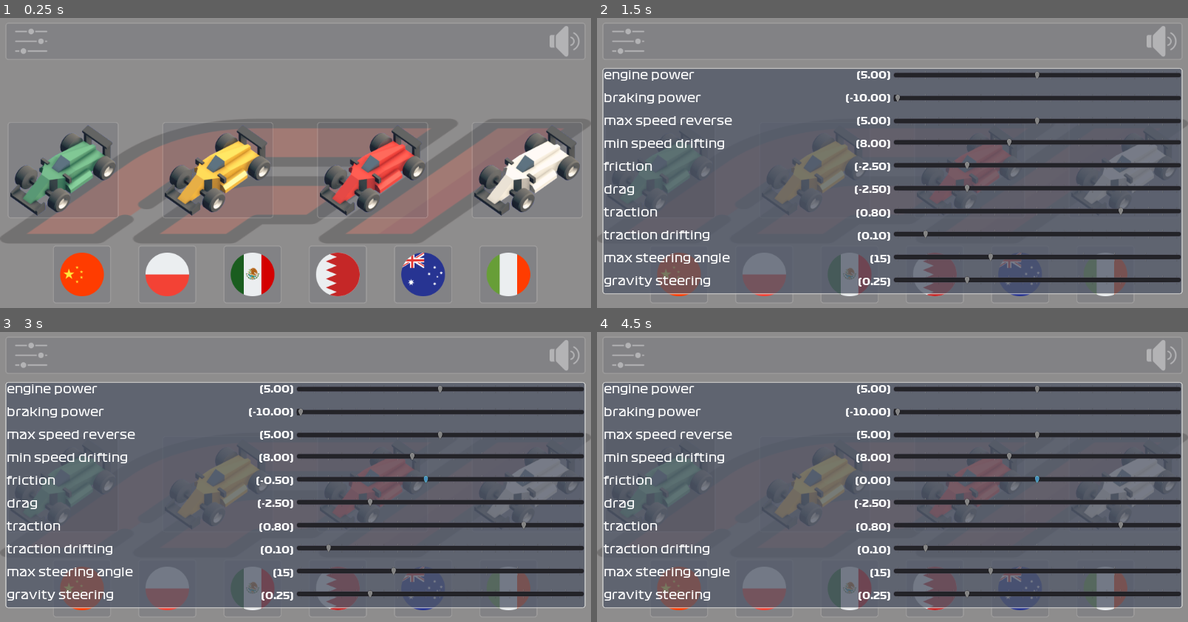
Above: before the commit, frames 1-4 (two rows, left to right).
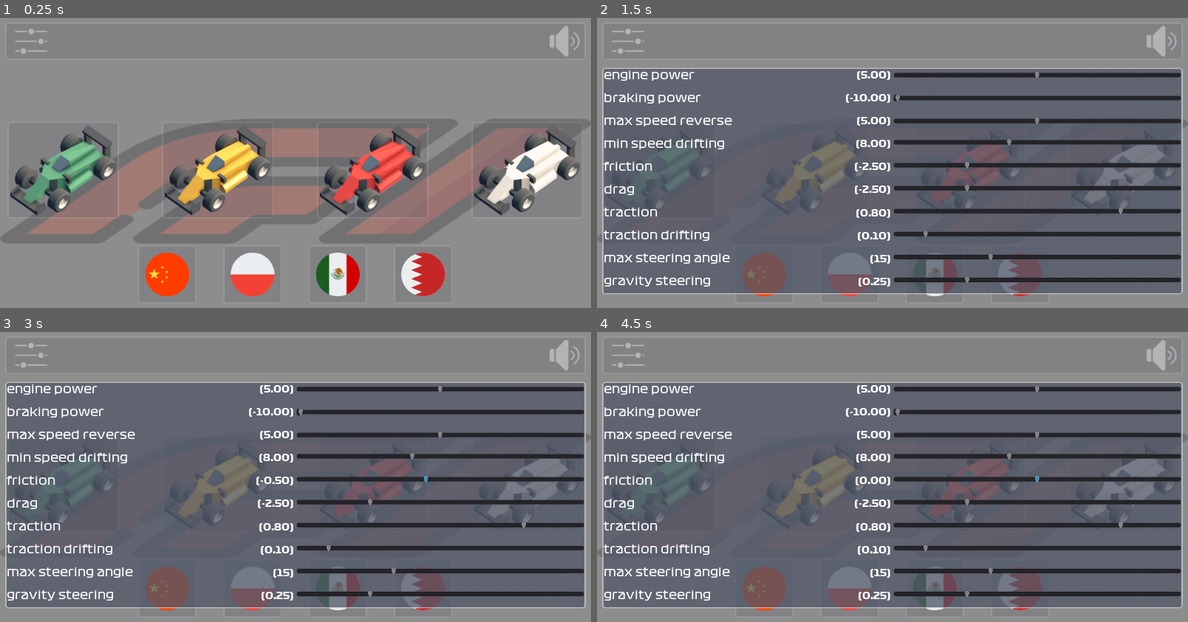
Above: after the commit, the same moments.

Repository: kuba--/f1
Game: Godot game, scene res://main.tscn
Same seed, same stepped clock (60 frames per second), same inputs: the game is played once before the commit and once after it.
Inputs (mouse positions are in pixels of both pictures, inside the frame that each line leads up to):
- Up to frame 1 (0.25 s): no input
- Up to frame 2 (1.5 s): click (662, 168) at 0.52 s; click (626, 41) at 1.25 s
- Up to frame 3 (3 s): click (567, 355) at 2 s; tap Enter at 2.75 s; move the mouse to (425, 479) at 2.77 s; hold Right (ui_right) from 2.78 s (still down); click (425, 479) at 2.92 s
- Up to frame 4 (4.5 s): tap Space (ui_select) at 3.02, 3.5 s; release Right (ui_right) at 3.5 s; drag from (774, 511) to (862, 561) at 3.52 s; tap Enter at 4.25 s; move the mouse to (951, 421) at 4.27 s; hold Right (ui_right) from 4.28 s (still down)

The runs differ from the first frame. In frame 1, 5.1% of the frame differs, in the area x 10-90%, y 80-96%; in frame 2, 2.9%; in frame 3, 2.9%; in frame 4, 2.9%.

Commit message:
Cleanup circuits

Diff:
--- a/circuits/japan_circuit.tscn
+++ /dev/null
@@ -1,100 +0,0 @@
-[gd_scene load_steps=12 format=2]
-
-[ext_resource path="res://circuits/road_curved.tscn" type="PackedScene" id=1]
-[ext_resource path="res://circuits/road_start.tscn" type="PackedScene" id=2]
-[ext_resource path="res://circuits/road_corner_large_border.tscn" type="PackedScene" id=3]
-[ext_resource path="res://circuits/road_straight_long.tscn" type="PackedScene" id=4]
-[ext_resource path="res://circuits/road_straight.tscn" type="PackedScene" id=5]
-[ext_resource path="res://assets/materials/sand.material" type="Material" id=6]
-[ext_resource path="res://circuits/pits_office_roof.tscn" type="PackedScene" id=7]
-
-[sub_resource type="ProceduralSky" id=1]
-sky_top_color = Color( 0.768627, 0.760784, 0.580392, 1 )
-sky_horizon_color = Color( 0.952941, 0.952941, 0.917647, 1 )
-ground_bottom_color = Color( 1, 0.917647, 0.74902, 1 )
-ground_horizon_color = Color( 0.713726, 0.572549, 0.2, 1 )
-sun_color = Color( 0.756863, 0.760784, 0.0666667, 1 )
-sun_latitude = 7.0
-sun_energy = 7.0
-
-[sub_resource type="Environment" id=2]
-background_mode = 2
-background_sky = SubResource( 1 )
-ambient_light_color = Color( 0.866667, 0.556863, 0.556863, 1 )
-ambient_light_energy = 2.0
-
-[sub_resource type="PlaneMesh" id=3]
-size = Vector2( 150, 150 )
-
-[sub_resource type="ConvexPolygonShape" id=4]
-points = PoolVector3Array( 75, 0, 75, -75, 0, 75, -75, 0, -75, 75, 0, -75 )
-
-[node name="JapanCircuit" type="Spatial"]
-
-[node name="World" type="WorldEnvironment" parent="."]
-environment = SubResource( 2 )
-
-[node name="Ground" type="StaticBody" parent="."]
-
-[node name="Mesh" type="MeshInstance" parent="Ground"]
-mesh = SubResource( 3 )
-material/0 = ExtResource( 6 )
-
-[node name="Collision" type="CollisionShape" parent="Ground"]
-shape = SubResource( 4 )
-
-[node name="RoadStart" parent="." instance=ExtResource( 2 )]
-
-[node name="RoadCornerLargeBorder" parent="." instance=ExtResource( 3 )]
-transform = Transform( -2.18557e-07, 0, -5, 0, 5, 0, 5, 0, -2.18557e-07, -5, 0.01, -20 )
-
-[node name="RoadCornerLargeBorder2" parent="." instance=ExtResource( 3 )]
-transform = Transform( -2.18557e-07, 0, 5, 0, 5, 0, -5, 0, -2.18557e-07, -5, 0.01, -15 )
-
-[node name="RoadCornerLargeBorder10" parent="." instance=ExtResource( 3 )]
-transform = Transform( -2.18557e-07, 0, 5, 0, 5, 0, -5, 0, -2.18557e-07, 10, 0.01, 25 )
-
-[node name="RoadCornerLargeBorder3" parent="." instance=ExtResource( 3 )]
-transform = Transform( 5, 0, 0, 0, 5, 0, 0, 0, 5, -15, 0.01, -25 )
-
-[node name="RoadCornerLargeBorder4" parent="." instance=ExtResource( 3 )]
-transform = Transform( -5, 0, -4.37114e-07, 0, 5, 0, 4.37114e-07, 0, -5, 5, 0.01, -40 )
-
-[node name="RoadCornerLargeBorder5" parent="." instance=ExtResource( 3 )]
-transform = Transform( 5, 0, 0, 0, 5, 0, 0, 0, 5, 0, 0.01, -40 )
-
-[node name="RoadCornerLargeBorder6" parent="." instance=ExtResource( 3 )]
-transform = Transform( -2.18557e-07, 0, -5, 0, 5, 0, 5, 0, -2.18557e-07, 30, 0.01, -50 )
-
-[node name="RoadStraightLong" parent="." instance=ExtResource( 4 )]
-transform = Transform( 5, 0, 0, 0, 5, 0, 0, 0, 5, 35, 0.01, -30 )
-
-[node name="RoadCurved" parent="." instance=ExtResource( 1 )]
-transform = Transform( 5, 0, 0, 0, 5, 0, 0, 0, 5, 37.5, 0.01, -20 )
-
-[node name="RoadCurved2" parent="." instance=ExtResource( 1 )]
-transform = Transform( -5, 0, -1.50996e-06, 0, 5, 0, 7.54979e-07, 0, -10, 42.5, 0.01, -20 )
-
-[node name="RoadStraightLong2" parent="." instance=ExtResource( 4 )]
-transform = Transform( -2.18557e-07, 0, -10, 0, 5, 0, 5, 0, -4.37114e-07, 10, 0.01, -50 )
-
-[node name="RoadCornerLargeBorder7" parent="." instance=ExtResource( 3 )]
-transform = Transform( -5, 0, -4.37114e-07, 0, 5, 0, 4.37114e-07, 0, -5, 45, 0.01, 0 )
-
-[node name="RoadCornerLargeBorder9" parent="." instance=ExtResource( 3 )]
-transform = Transform( -5, 0, -4.37114e-07, 0, 5, 0, 4.37114e-07, 0, -5, 30, 0.01, 15 )
-
-[node name="RoadCornerLargeBorder8" parent="." instance=ExtResource( 3 )]
-transform = Transform( 5, 0, 0, 0, 5, 0, 0, 0, 5, 25, 0.01, 15 )
-
-[node name="RoadStraightLong3" parent="." instance=ExtResource( 4 )]
-transform = Transform( -2.18557e-07, 0, 5, 0, 5, 0, -5, 0, -2.18557e-07, 20, 0.01, 25 )
-
-[node name="RoadStraight" parent="." instance=ExtResource( 5 )]
-transform = Transform( 5, 0, 0, 0, 5, 0, 0, 0, 5, 0, 0.01, 15 )
-
-[node name="PitsOfficeRoof" parent="." instance=ExtResource( 7 )]
-transform = Transform( -2.18557e-07, 0, -5, 0, 5, 0, 5, 0, -2.18557e-07, 50, 0, 0 )
-
-[node name="PitsOfficeRoof2" parent="." instance=ExtResource( 7 )]
-transform = Transform( -2.18557e-07, 0, -5, 0, 5, 0, 5, 0, -2.18557e-07, 50, 0, -5 )
--- a/global.gd
+++ b/global.gd
@@ -30,19 +30,11 @@
 	"res://circuits/china_circuit.tscn",
 	"res://circuits/poland_circuit.tscn",
 	"res://circuits/mexico_circuit.tscn",
-	"res://circuits/bahrain_circuit.tscn",
+	"res://circuits/bahrain_circuit.tscn"
+]
+var CIRCUITS_CACHE: Array = [
 	null,
 	null,
 	null,
 	null
 ]
-var CIRCUITS_CACHE: Array = [
-	null,
-	null,
-	null,
-	null,
-	null,
-	null,
-	null,
-	null
-]
--- a/main.gd
+++ b/main.gd
@@ -10,8 +10,6 @@
 const ICON_CHINA: Texture = preload("res://assets/icons/china-96.png")
 const ICON_MEXICO: Texture = preload("res://assets/icons/mexico-96.png")
 const ICON_BAHRAIN: Texture = preload("res://assets/icons/bahrain-96.png")
-const ICON_AUSTRALIA: Texture = preload("res://assets/icons/australia-96.png")
-const ICON_ITALY: Texture = preload("res://assets/icons/italy-96.png")
 
 onready var race_car_buttons = [
 	$Container/CarContainer/GreenButton,
@@ -25,9 +23,7 @@
 	$Container/CircuitContainer/ChinaButton,
 	$Container/CircuitContainer/PolandButton,
 	$Container/CircuitContainer/MexicoButton,
-	$Container/CircuitContainer/BahrainButton,
-	$Container/CircuitContainer/AustraliaButton,
-	$Container/CircuitContainer/ItalyButton
+	$Container/CircuitContainer/BahrainButton
 ]
 var selected_cicruit_idx = null
 
@@ -45,8 +41,6 @@
 	$Container/CircuitContainer/PolandButton.init(ICON_POLAND)
 	$Container/CircuitContainer/MexicoButton.init(ICON_MEXICO)
 	$Container/CircuitContainer/BahrainButton.init(ICON_BAHRAIN)
-	$Container/CircuitContainer/AustraliaButton.init(ICON_AUSTRALIA)
-	$Container/CircuitContainer/ItalyButton.init(ICON_ITALY)
 
 
 var _thread: Thread = Thread.new()
--- a/main.tscn
+++ b/main.tscn
@@ -156,38 +156,6 @@
 corner_radius_bottom_right = 5
 corner_radius_bottom_left = 5
 
-[sub_resource type="StyleBoxFlat" id=23]
-resource_local_to_scene = true
-content_margin_left = 5.0
-content_margin_right = 5.0
-content_margin_top = 5.0
-content_margin_bottom = 5.0
-bg_color = Color( 0.321569, 0.34902, 0.411765, 1 )
-border_width_left = 2
-border_width_top = 2
-border_width_right = 2
-border_width_bottom = 2
-corner_radius_top_left = 5
-corner_radius_top_right = 5
-corner_radius_bottom_right = 5
-corner_radius_bottom_left = 5
-
-[sub_resource type="StyleBoxFlat" id=24]
-resource_local_to_scene = true
-content_margin_left = 5.0
-content_margin_right = 5.0
-content_margin_top = 5.0
-content_margin_bottom = 5.0
-bg_color = Color( 0.321569, 0.34902, 0.411765, 1 )
-border_width_left = 2
-border_width_top = 2
-border_width_right = 2
-border_width_bottom = 2
-corner_radius_top_left = 5
-corner_radius_top_right = 5
-corner_radius_bottom_right = 5
-corner_radius_bottom_left = 5
-
 [node name="Main" type="Control"]
 anchor_right = 1.0
 anchor_bottom = 1.0
@@ -282,40 +250,28 @@
 alignment = 1
 
 [node name="ChinaButton" parent="Container/CircuitContainer" instance=ExtResource( 4 )]
-margin_left = 385.0
-margin_right = 395.0
-margin_bottom = 10.0
-custom_styles/panel = SubResource( 19 )
-
-[node name="PolandButton" parent="Container/CircuitContainer" instance=ExtResource( 4 )]
 margin_left = 445.0
 margin_right = 455.0
 margin_bottom = 10.0
-custom_styles/panel = SubResource( 20 )
-
-[node name="MexicoButton" parent="Container/CircuitContainer" instance=ExtResource( 4 )]
+custom_styles/panel = SubResource( 19 )
+
+[node name="PolandButton" parent="Container/CircuitContainer" instance=ExtResource( 4 )]
 margin_left = 505.0
 margin_right = 515.0
 margin_bottom = 10.0
-custom_styles/panel = SubResource( 21 )
-
-[node name="BahrainButton" parent="Container/CircuitContainer" instance=ExtResource( 4 )]
+custom_styles/panel = SubResource( 20 )
+
+[node name="MexicoButton" parent="Container/CircuitContainer" instance=ExtResource( 4 )]
 margin_left = 565.0
 margin_right = 575.0
 margin_bottom = 10.0
-custom_styles/panel = SubResource( 22 )
-
-[node name="AustraliaButton" parent="Container/CircuitContainer" instance=ExtResource( 4 )]
+custom_styles/panel = SubResource( 21 )
+
+[node name="BahrainButton" parent="Container/CircuitContainer" instance=ExtResource( 4 )]
 margin_left = 625.0
 margin_right = 635.0
 margin_bottom = 10.0
-custom_styles/panel = SubResource( 23 )
-
-[node name="ItalyButton" parent="Container/CircuitContainer" instance=ExtResource( 4 )]
-margin_left = 685.0
-margin_right = 695.0
-margin_bottom = 10.0
-custom_styles/panel = SubResource( 24 )
+custom_styles/panel = SubResource( 22 )
 
 [connection signal="on_pressed" from="Container/CarContainer/GreenButton" to="." method="_on_race_car_button_pressed" binds= [ 0 ]]
 [connection signal="on_pressed" from="Container/CarContainer/OrangeButton" to="." method="_on_race_car_button_pressed" binds= [ 1 ]]
@@ -325,5 +281,3 @@
 [connection signal="on_pressed" from="Container/CircuitContainer/PolandButton" to="." method="_on_circuit_button_pressed" binds= [ 1 ]]
 [connection signal="on_pressed" from="Container/CircuitContainer/MexicoButton" to="." method="_on_circuit_button_pressed" binds= [ 2 ]]
 [connection signal="on_pressed" from="Container/CircuitContainer/BahrainButton" to="." method="_on_circuit_button_pressed" binds= [ 3 ]]
-[connection signal="on_pressed" from="Container/CircuitContainer/AustraliaButton" to="." method="_on_circuit_button_pressed" binds= [ 4 ]]
-[connection signal="on_pressed" from="Container/CircuitContainer/ItalyButton" to="." method="_on_circuit_button_pressed" binds= [ 5 ]]
Not shown: 1 places in main.tscn that only renumber resources
